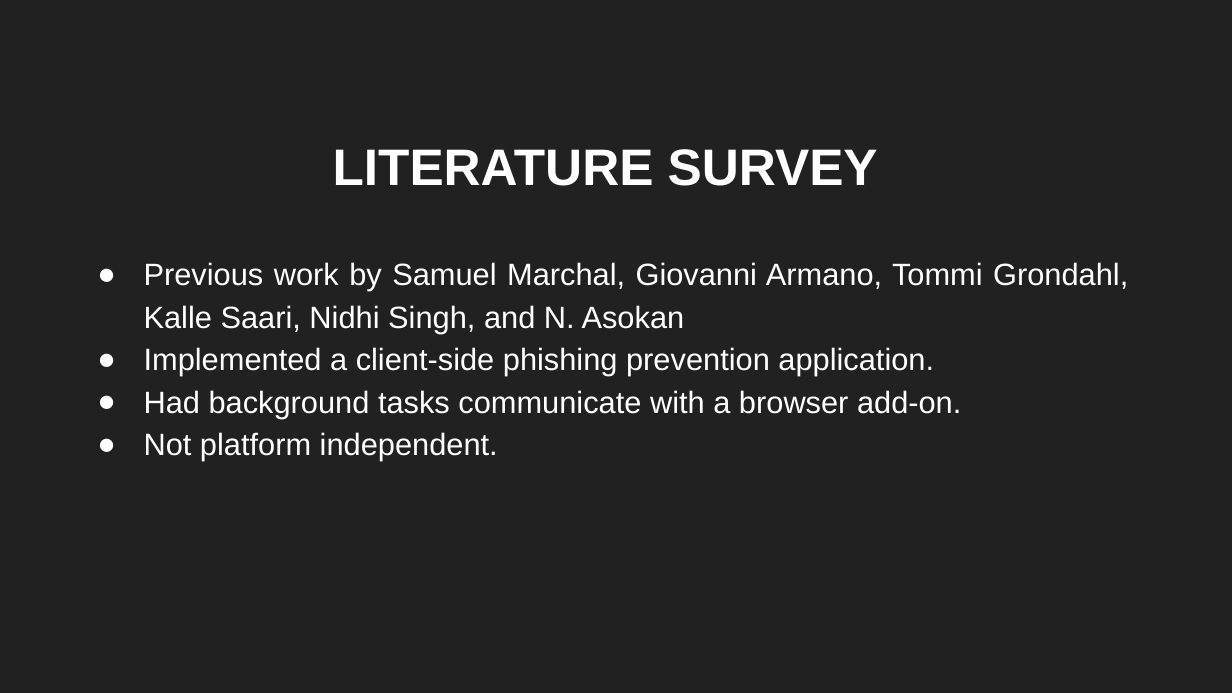
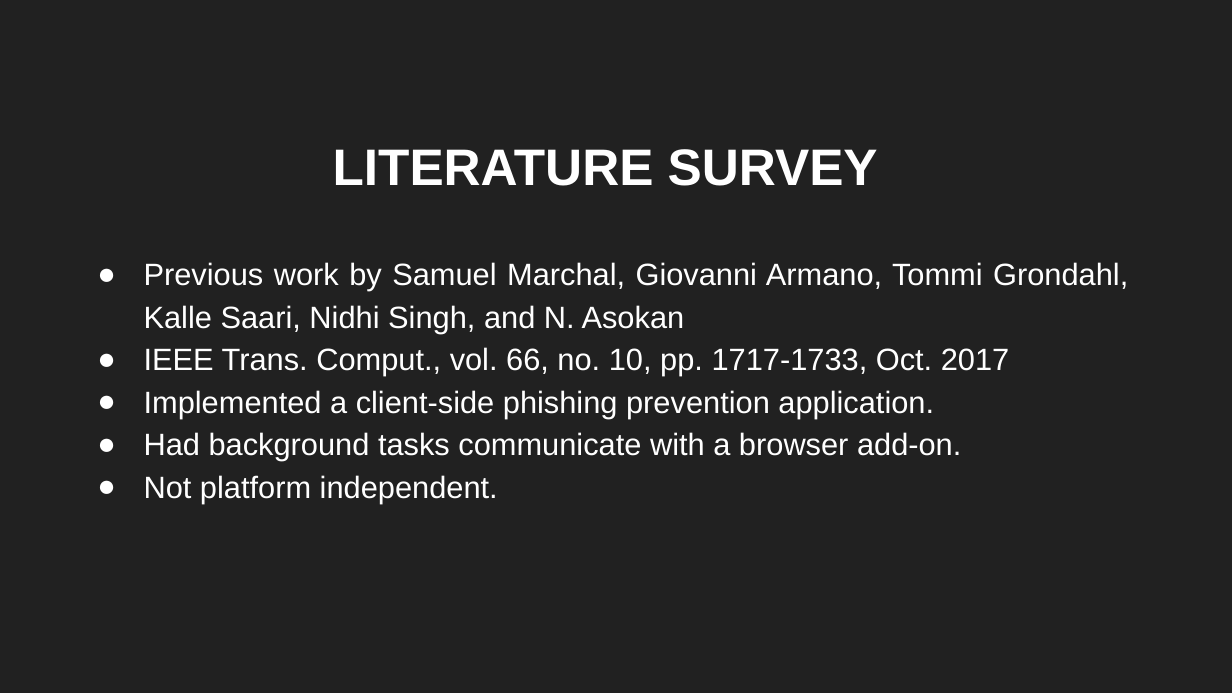
Before and after one commit to sbenstewart/cantina-plus, a slide deck: slide 5 of presentation/first/FYP First.pptx. Drawn at 1232x693 pixels with LibreOffice and Linux fonts; fonts in the diff are those of the drawing. Boxes give left, top, right and bottom in pixels: in the first picture for what was removed or moved away, otherwise in the second. Text is boxed around its words. In the diff, an @@ line names an element or a change of style, - is before the commit and + after.

```diff
--- a/presentation/first/FYP First.pptx
+++ b/presentation/first/FYP First.pptx
@@ subtitle at (x1=144, y1=347, x2=1009, y2=376): paragraph added @@
+● IEEE Trans. Comput., vol. 66, no. 10, pp. 1717-1733, Oct. 2017
```
Also in this commit, not shown: 3 other slides changed, 4 slides added, 5 slides removed, 1 other file.
